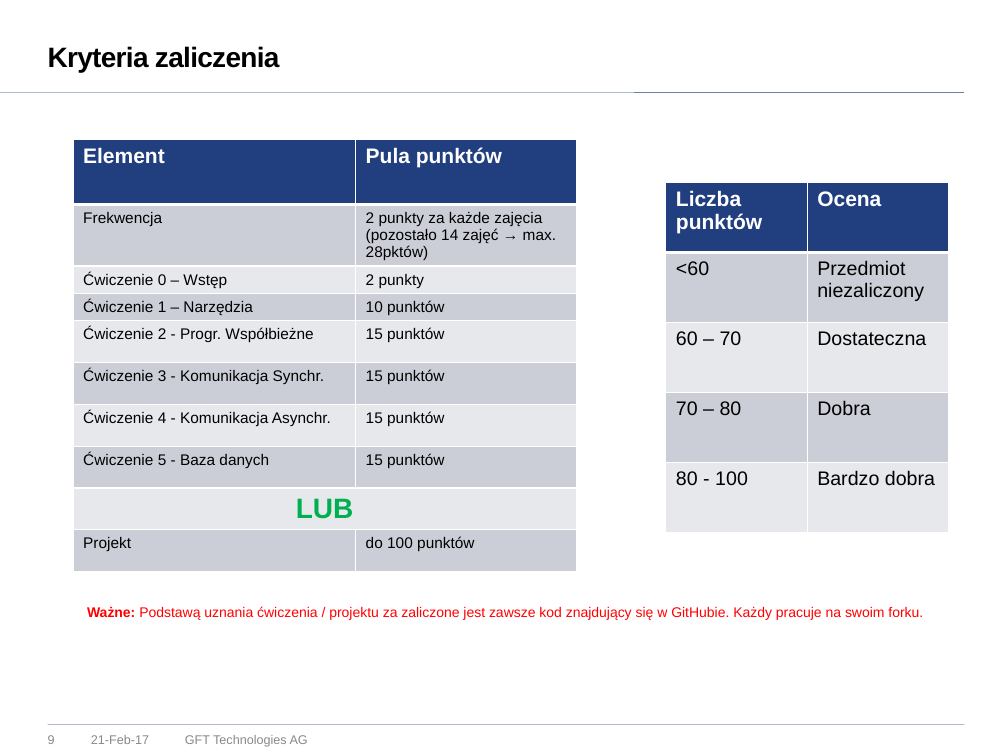
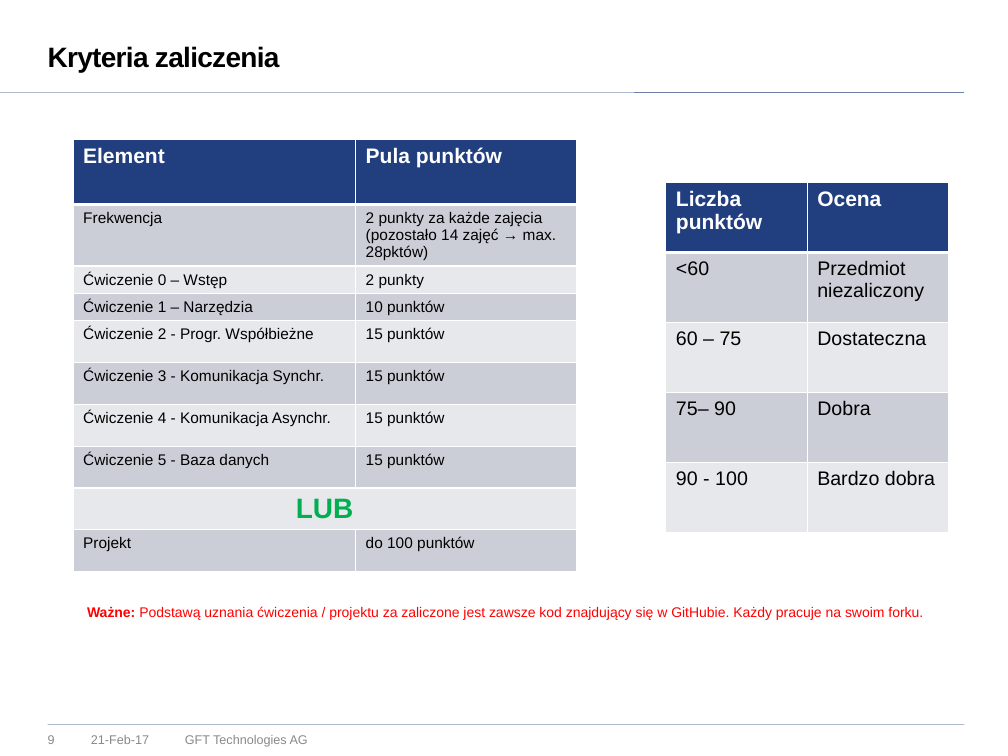
Before and after one commit to vego1mar/exercise0, a slide deck: slide 9 of WDSR - zarys programu.pptx. Drawn at 1008x756 pixels with LibreOffice and Linux fonts; fonts in the diff are those of the drawing; background and template pictures are left out. Boxes give left, top, right and bottom in pixels: in the first picture for what was removed or moved away, otherwise in the second. Text is boxed around its words. In the diff, an @@ line names an element or a change of style, - is before the commit and + after.

```diff
--- a/WDSR - zarys programu.pptx
+++ b/WDSR - zarys programu.pptx
@@ table at box(666, 182, 949, 533) @@
-row 3, column 1: 60 – 70
+row 3, column 1: 60 – 75
-row 4, column 1: 70 – 80
+row 4, column 1: 75– 90
-row 5, column 1: 80 - 100
+row 5, column 1: 90 - 100
```
Also in this commit, not shown: 5 other slides changed, 1 slide removed.
